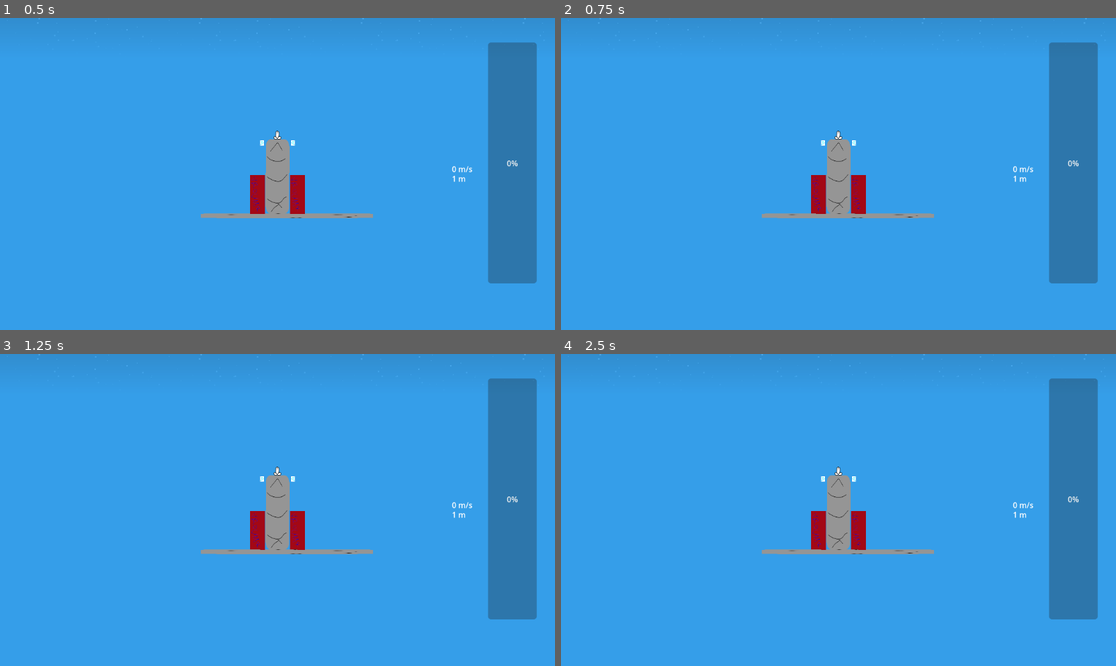
Above: before the commit, frames 1-4 (two rows, left to right).
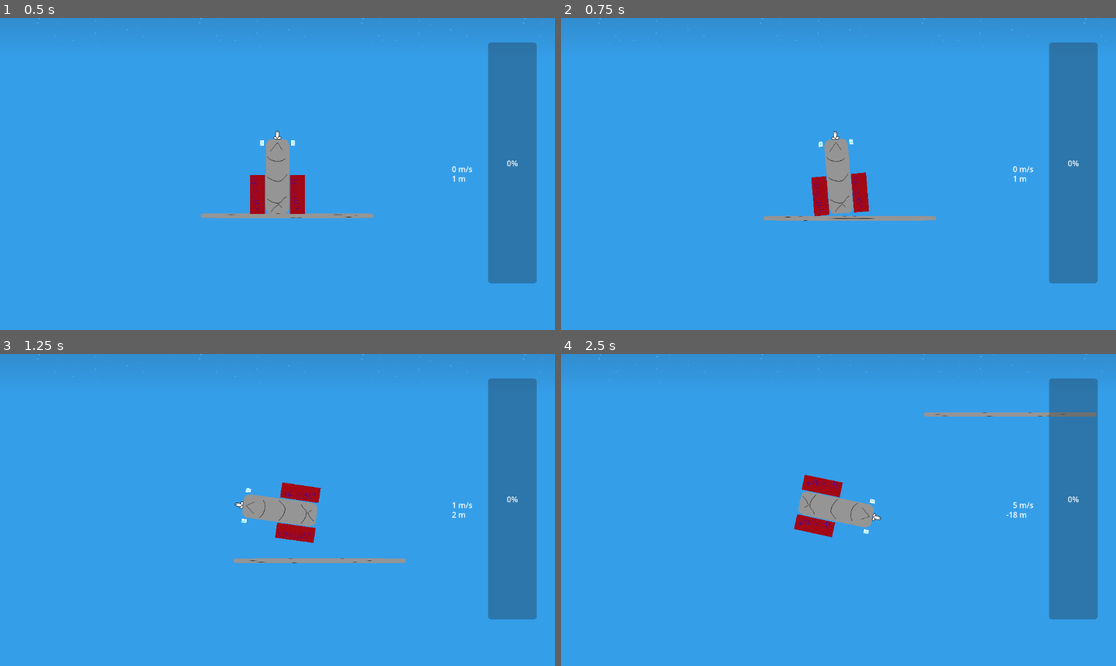
Above: after the commit, the same moments.

Repository: martin-danhier/to-the-moon
Game: Godot game, scene res://exploration.tscn
Two runs of this game, one before a commit and one after it. Both use one fixed random seed, a clock stepped at 60 frames per second and the inputs below.
Inputs:
- Up to frame 1 (0.5 s): no input
- Up to frame 2 (0.75 s): hold Z (thruster_0) from 0.53 s (still down)
- Up to frame 3 (1.25 s): keep holding Z (thruster_0)
- Up to frame 4 (2.5 s): release Z (thruster_0) at 1.28 s; hold Z (thruster_0) from 2.03 s (still down)

Frame 1 is identical in both runs. In frame 2, 1.1% of the frame differs, in the area x 36-68%, y 36-66%; in frame 3, 3.2%, in the area x 36-83%, y 36-68%; in frame 4, 3.1%.
Error before the commit: Parse Error: Identifier "joints" not declared in the current scope. (res://RocketCrontroller.gd:60)

Commit message:
Update rocket.gd

Diff:
--- a/RocketCrontroller.gd
+++ b/RocketCrontroller.gd
@@ -1,4 +1,6 @@
 extends Node2D
+
+signal rocket_exploded
 
 var thruster_left : RigidBody2D
 var thruster_right : RigidBody2D
@@ -24,19 +26,7 @@
 	var angular_velocity = body.angular_velocity
 
 	if abs(angular_velocity) > 3.14 * 3:
-		# dirty way of grabbing all joint
-		for child in get_children():
-			if is_instance_of(child, GrooveJoint2D):
-				var c : GrooveJoint2D = child;
-				c.node_a = ""
-				c.node_b = ""
-		kaput = true
-
-		# make it looks like everything went wrong
-		thruster_left.apply_torque_impulse(randf_range(-2000.0, 2000.0))
-		thruster_right.apply_torque_impulse(randf_range(-2000.0, 2000.0))
-		side_thruster_left.apply_torque_impulse(randf_range(-2000.0, 2000.0))
-		side_thruster_right.apply_torque_impulse(randf_range(-2000.0, 2000.0))
+		explode_rocket()
 
 	if Input.is_action_pressed("thruster_side_0"):
 		var local_impulse = impulse.rotated(side_thruster_left.transform.get_rotation()) / 10.0
@@ -54,13 +44,23 @@
 		var local_impulse = impulse.rotated(thruster_right.transform.get_rotation())
 		thruster_right.apply_force(local_impulse)
 
+func explode_rocket():
+	# Detach all joints
+	for child in get_children():
+		if is_instance_of(child, GrooveJoint2D):
+			var c : GrooveJoint2D = child;
+			c.node_a = ""
+			c.node_b = ""
+
+	# make it looks like everything went wrong
+	thruster_left.apply_torque_impulse(randf_range(-2000.0, 2000.0))
+	thruster_right.apply_torque_impulse(randf_range(-2000.0, 2000.0))
+	side_thruster_left.apply_torque_impulse(randf_range(-2000.0, 2000.0))
+	side_thruster_right.apply_torque_impulse(randf_range(-2000.0, 2000.0))
+
+	kaput = true
+	rocket_exploded.emit()
+
+
 func _on_rocket_part_body_entered(body: Node) -> void:
-
-	# Detach all joints
-	for child in joints.get_children():
-		if is_instance_of(child, Joint2D):
-			var joint = child as Joint2D
-			joint.node_a = ""
-			joint.node_b = ""
-
-	rocket_exploded.emit()
+	explode_rocket()
